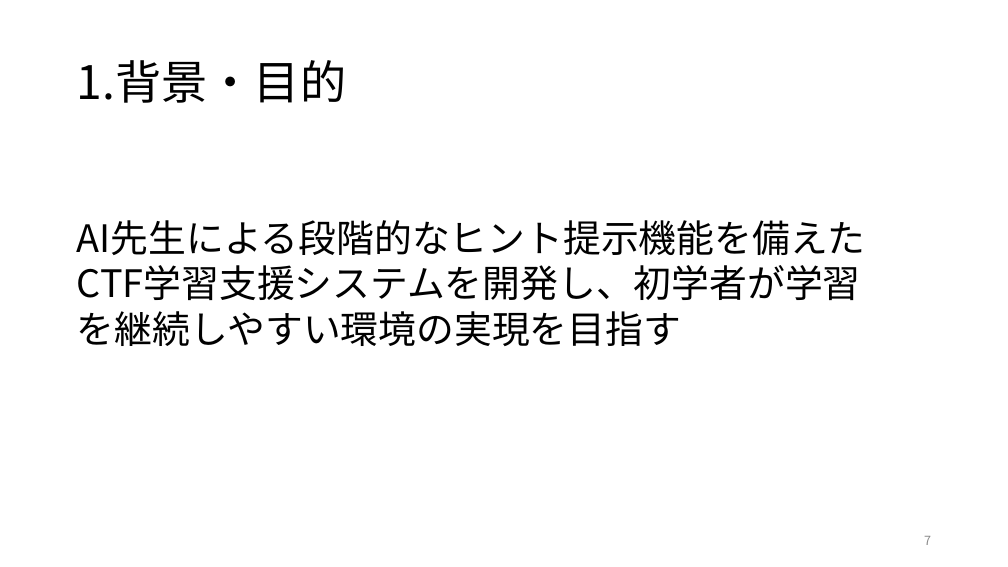
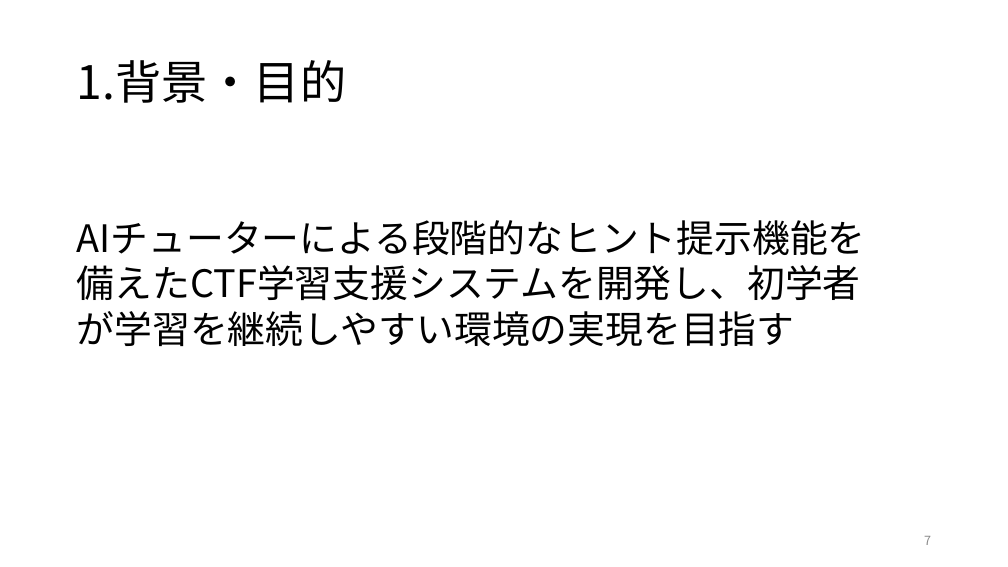
Before and after one commit to kuwaChang/kuwaCTF, a slide deck: slide 7 of 2026-06-15-j123109-桑原光太朗.pptx. Drawn at 1008x567 pixels with LibreOffice and Linux fonts; fonts in the diff are those of the drawing. Boxes give left, top, right and bottom in pixels: in the first picture for what was removed or moved away, otherwise in the second. Text is boxed around its words. In the diff, an @@ line names an element or a change of style, - is before the commit and + after.

```diff
--- a/2026-06-15-j123109-桑原光太朗.pptx
+++ b/2026-06-15-j123109-桑原光太朗.pptx
@@ text at (77,265,861,346): text changed @@
-AI先生による段階的なヒント提示機能を備えたCTF学習支援システムを開発し、初学者が学習を継続しやすい環境の実現を目指す
+AIチューターによる段階的なヒント提示機能を備えたCTF学習支援システムを開発し、初学者が学習を継続しやすい環境の実現を目指す
```
Also in this commit, not shown: 5 other slides changed, 2 slides added, 4 other files.
